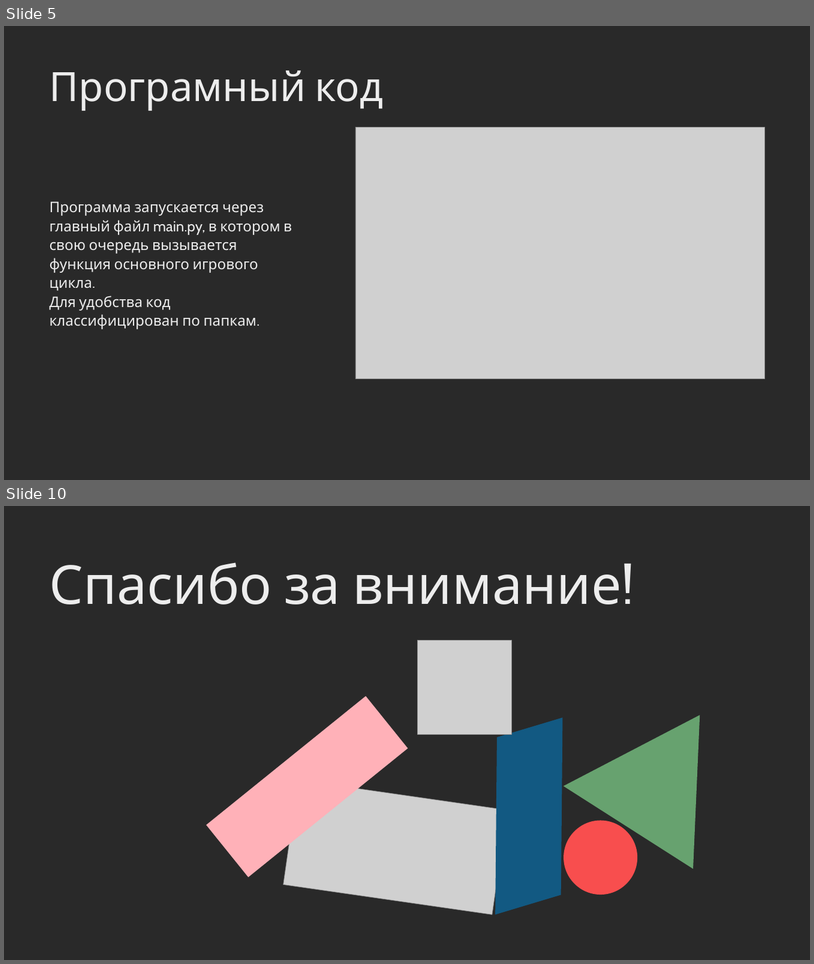
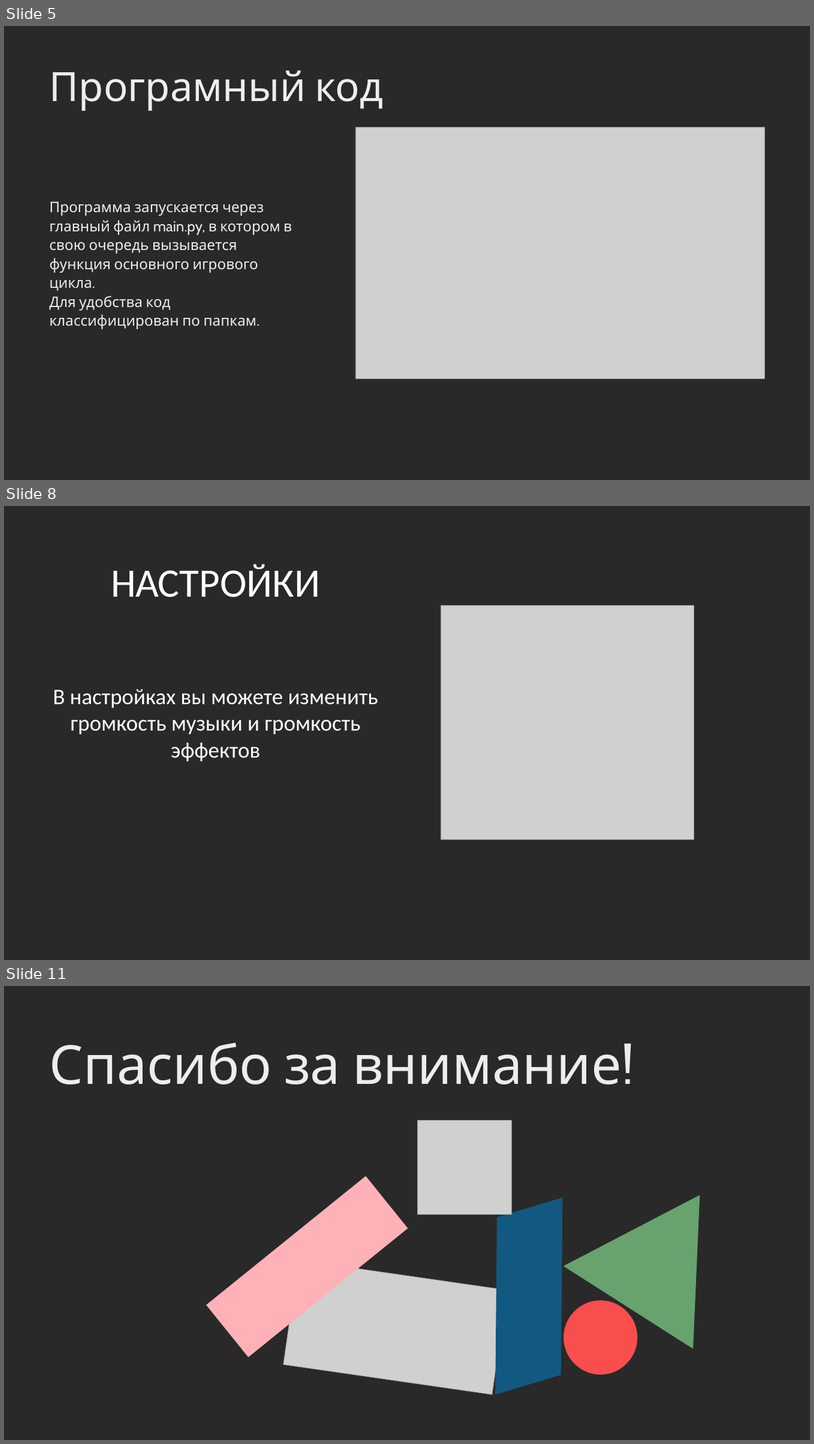
Before and after one commit to Nekro25/Immersed, a slide deck: DESCRIPTION/IMMERSED.pptx. Shown one above the other, each under a label of ours: slides 5 and 10 before the commit, slides 5, 8 and 11 after it; the slides between them are not shown. The pictures are 814x964 and 814x1444 pixels, drawn with LibreOffice and Linux fonts; fonts in the diff are those of the drawing; grey boxes stand for pictures. Boxes give left, top, right and bottom in pixels: in the first picture for what was removed or moved away, otherwise in the second. Text is boxed around its words. In the diff, an @@ line names an element or a change of style, - is before the commit and + after.

```diff
--- a/DESCRIPTION/IMMERSED.pptx
+++ b/DESCRIPTION/IMMERSED.pptx
@@ slide 8 added at bbox=[4, 506, 810, 960], background #292929 @@
@@ subtitle added at bbox=[111, 564, 320, 597], 72 pt, text #FFFFFF @@
+НАСТРОЙКИ
@@ picture added at bbox=[441, 605, 694, 839] @@
@@ title added at bbox=[53, 689, 378, 761], 39.6 pt, text #FFFFFF @@
+В настройках вы можете изменить громкость музыки и громкость эффектов
@@ what was slide 10 is now slide 11 @@
```
Also in this commit, not shown: 4 slides changed, 2 other slides added, 2 slides removed, 5 other files.
